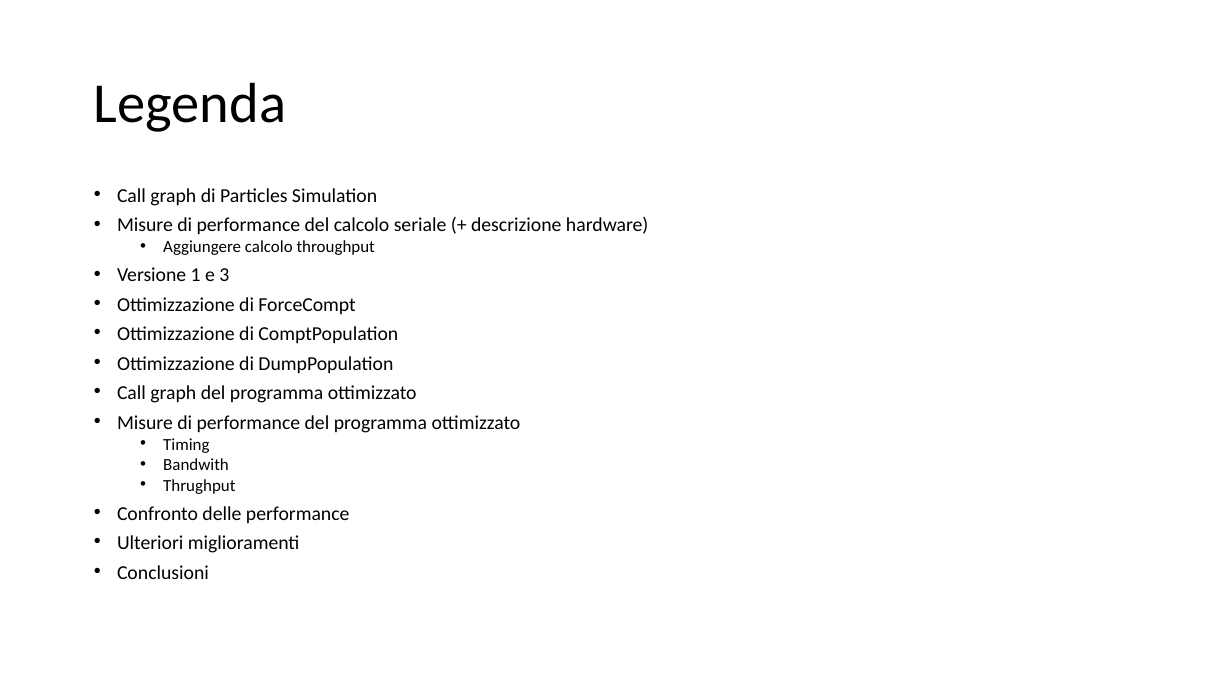
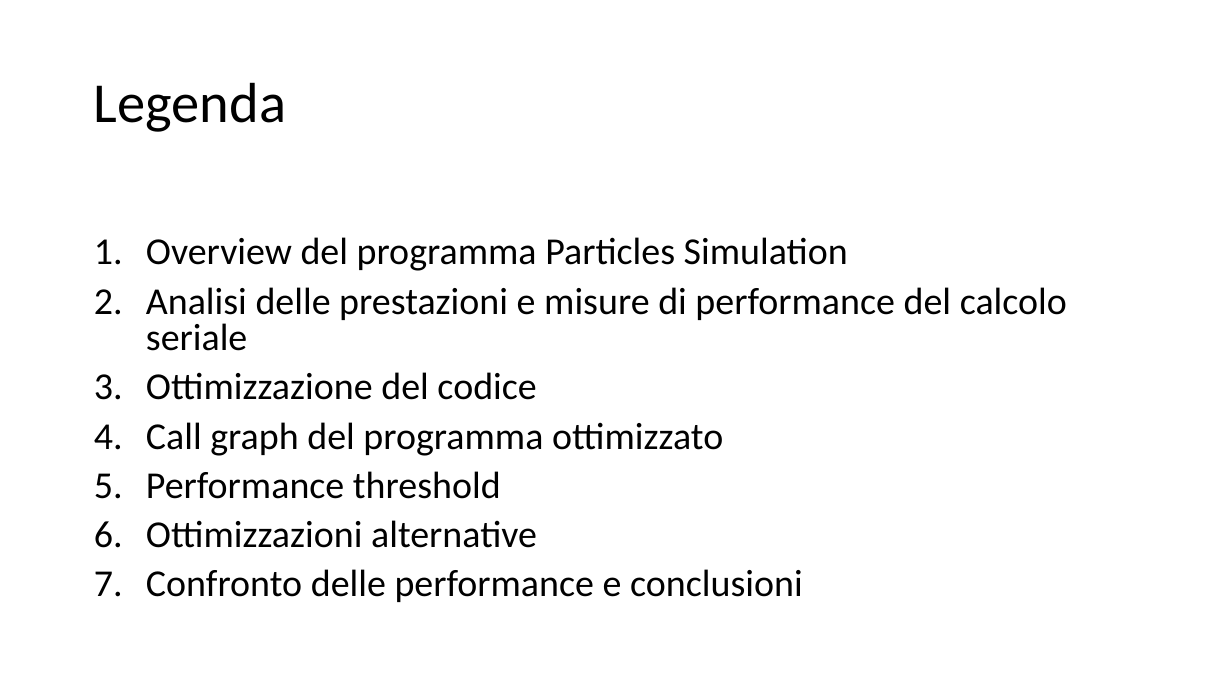
Before and after one commit to piepor/particles-simulation-parallel, a slide deck: slide 2 of presentazione/presentazione.pptx. Drawn at 1232x693 pixels with LibreOffice and Linux fonts; fonts in the diff are those of the drawing. Boxes give left, top, right and bottom in pixels: in the first picture for what was removed or moved away, otherwise in the second. Text is boxed around its words. In the diff, an @@ line names an element or a change of style, - is before the commit and + after.

Commit message:
[WIP] presentazione

```diff
--- a/presentazione/presentazione.pptx
+++ b/presentazione/presentazione.pptx
@@ text "Overview del programma Particles Simulation": place and size @@
-text "Overview del programma Particles Simulation" at bbox=[117, 188, 648, 579]
+text "Overview del programma Particles Simulation" at bbox=[146, 237, 1067, 602]
@@ text at bbox=[146, 237, 1067, 400]: text changed; size 15.4 to 29.6 pt @@
-• Call graph di Particles Simulation
-• Misure di performance del calcolo seriale (+ descrizione hardware)
-  • Aggiungere calcolo throughput
-• Versione 1 e 3
-• Ottimizzazione di ForceCompt
-• Ottimizzazione di ComptPopulation
-• Ottimizzazione di DumpPopulation
+1. Overview del programma Particles Simulation
+2. Analisi delle prestazioni e misure di performance del calcolo seriale
+3. Ottimizzazione del codice
@@ text at bbox=[146, 422, 723, 456]: size 15.4 to 29.6 pt in "Call graph del programma ottimizzato"; bullet • to 1.; line spacing 0.7 to 0.8 @@
@@ text at bbox=[146, 471, 803, 602]: text changed; size 15.4 to 29.6 pt @@
-• Misure di performance del programma ottimizzato
-  • Timing
-  • Bandwith
-  • Thrughput
-• Confronto delle performance
-• Ulteriori miglioramenti
-• Conclusioni
+5. Performance threshold
+6. Ottimizzazioni alternative
+7. Confronto delle performance e conclusioni
```
Also in this commit, not shown: 6 other slides changed, 2 slides added, 6 slides removed, 1 other file.
